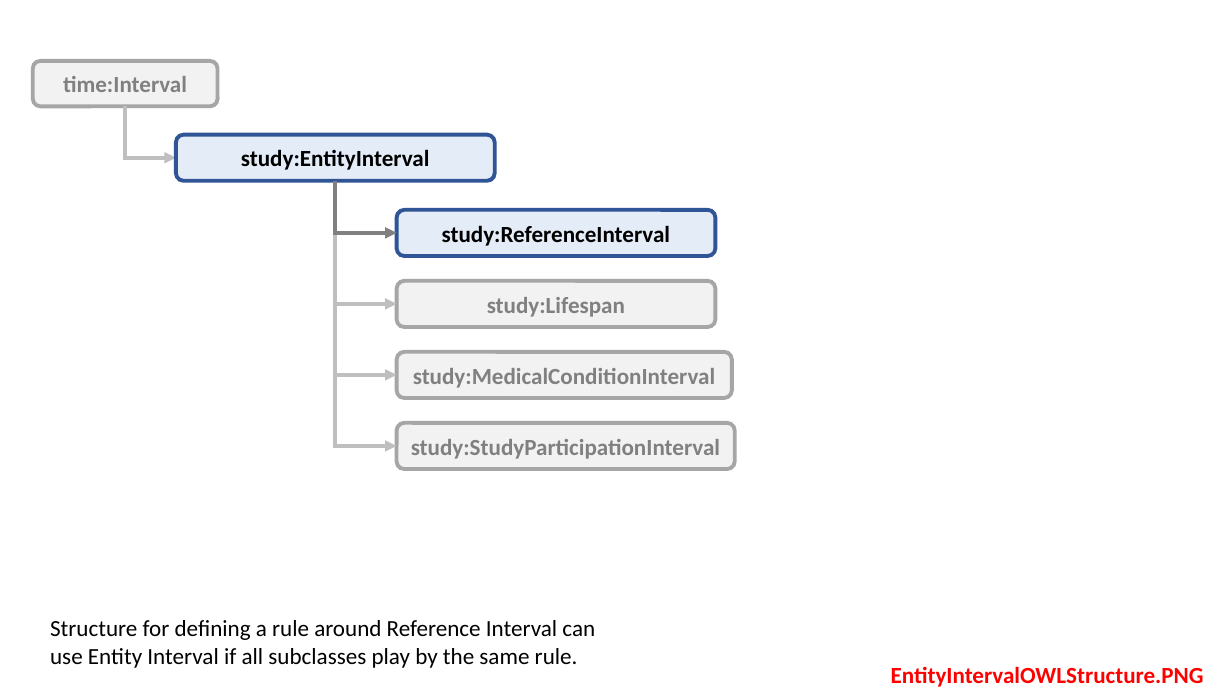
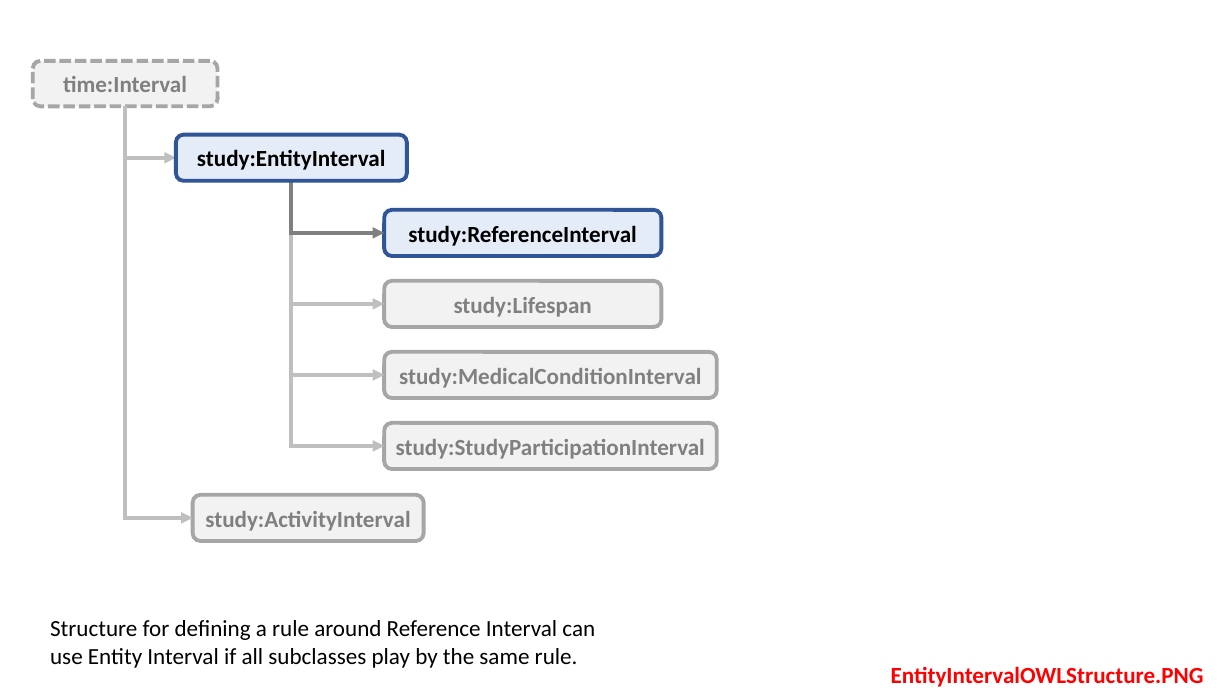
Before and after one commit to phuse-org/SENDConform, a slide deck: slide 6 of doc/images/ImageSources.pptx. Drawn at 1232x693 pixels with LibreOffice and Linux fonts; fonts in the diff are those of the drawing. Boxes give left, top, right and bottom in pixels: in the first picture for what was removed or moved away, otherwise in the second. Text is boxed around its words. In the diff, an @@ line names an element or a change of style, - is before the commit and + after.

```diff
--- a/doc/images/ImageSources.pptx
+++ b/doc/images/ImageSources.pptx
@@ rounded rectangle "time:Interval" at (33,61,218,106): outline #A6A6A6 3 pt to #A6A6A6 3 pt dashed @@
@@ elbow arrow added from (126, 106) to (193, 518), #BFBFBF 3 pt @@
@@ rounded rectangle "study:EntityInterval": place and size @@
-rounded rectangle "study:EntityInterval" at (176,135,494,181)
+rounded rectangle "study:EntityInterval" at (176,135,407,181)
@@ elbow arrow moved from (335, 181) - (396, 446) to (291, 181) - (384, 446) @@
@@ elbow arrow moved from (335, 181) - (396, 375) to (291, 181) - (384, 375) @@
@@ elbow arrow moved from (335, 181) - (396, 304) to (291, 181) - (384, 304) @@
@@ elbow arrow moved from (335, 181) - (396, 233) to (291, 181) - (384, 233) @@
@@ rounded rectangle "study:ReferenceInterval": place and size @@
-rounded rectangle "study:ReferenceInterval" at (396,210,715,256)
+rounded rectangle "study:ReferenceInterval" at (384,210,662,256)
@@ rounded rectangle "study:Lifespan": place and size @@
-rounded rectangle "study:Lifespan" at (396,281,715,327)
+rounded rectangle "study:Lifespan" at (384,281,662,327)
@@ rounded rectangle "study:MedicalConditionInterval": place and size @@
-rounded rectangle "study:MedicalConditionInterval" at (396,352,732,398)
+rounded rectangle "study:MedicalConditionInterval" at (384,352,717,398)
@@ rounded rectangle "study:StudyParticipationInterval": place and size @@
-rounded rectangle "study:StudyParticipationInterval" at (396,423,735,470)
+rounded rectangle "study:StudyParticipationInterval" at (384,423,717,470)
@@ rounded rectangle added at (193,495,424,542), fill #F2F2F2, outline #A6A6A6 3 pt, 18 pt, text #808080, bold @@
+study:ActivityInterval
```
Also in this commit, not shown: 1 other slide changed, 15 other files.
